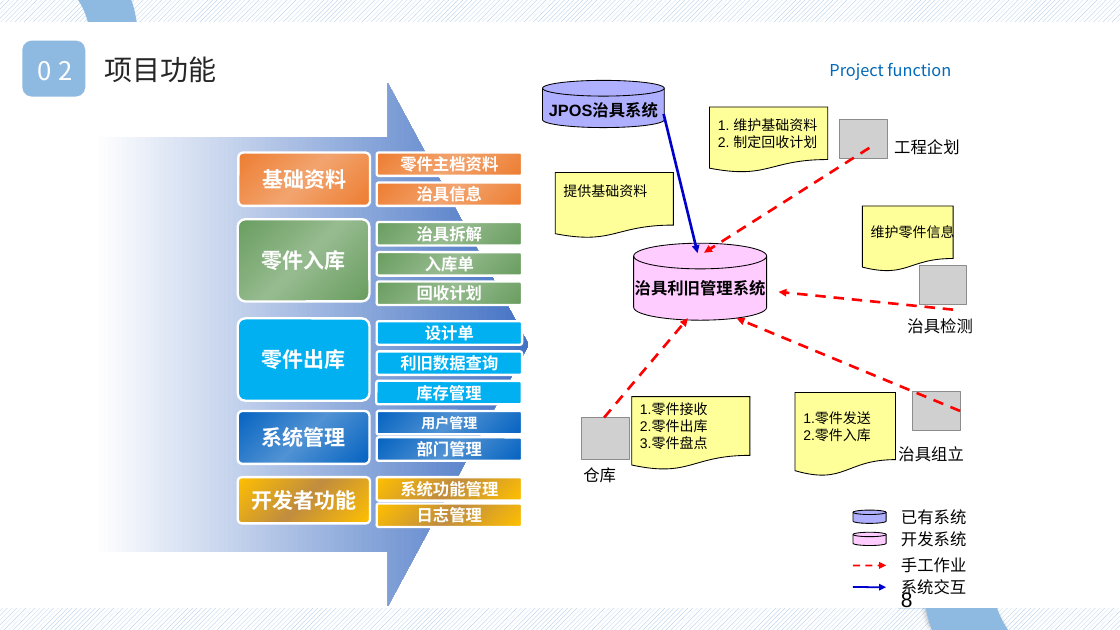
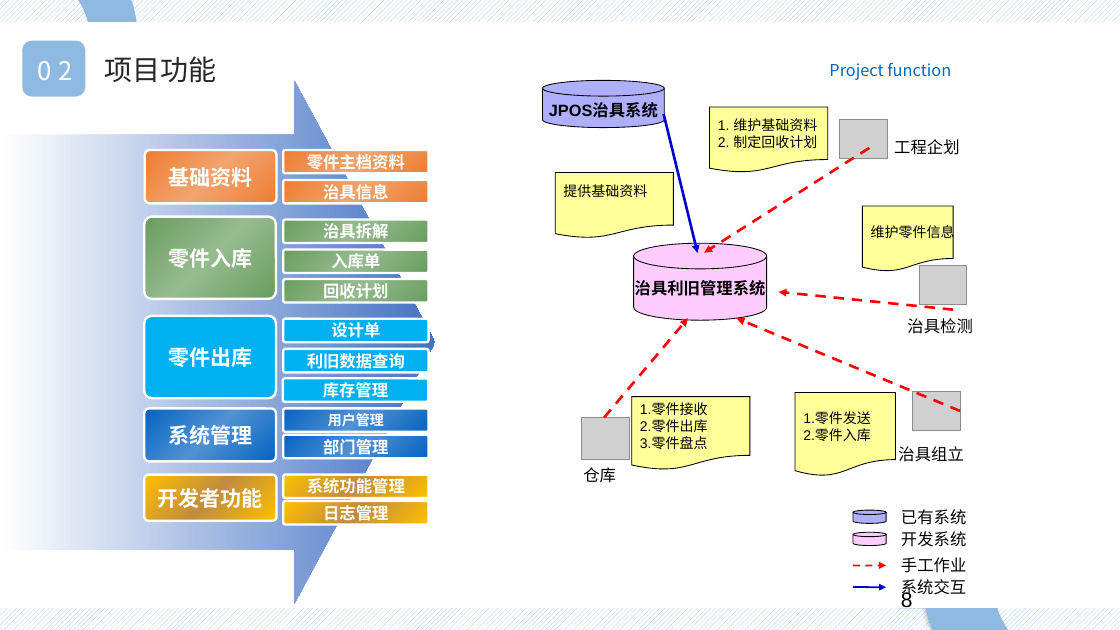
Before and after one commit to l350z/development-documentation, a slide deck: slide 8 of PPT/2.pptx. Drawn at 1120x630 pixels with LibreOffice and Linux fonts; fonts in the diff are those of the drawing; grey boxes stand for pictures. Boxes give left, top, right and bottom in pixels: in the first picture for what was removed or moved away, otherwise in the second. Text is boxed around its words. In the diff, an @@ line names an element or a change of style, - is before the commit and + after.

```diff
--- a/PPT/2.pptx
+++ b/PPT/2.pptx
@@ 9 rounded rectangles, 1 right arrow: place and size @@
-9 rounded rectangles, 1 right arrow at [94, 83, 528, 606]
+9 rounded rectangles, 1 right arrow at [1, 81, 435, 603]
@@ 8 rounded rectangles: place and size @@
-8 rounded rectangles at [238, 153, 523, 464]
+8 rounded rectangles at [145, 150, 429, 461]
```
Also in this commit, not shown: 5 other slides changed.
